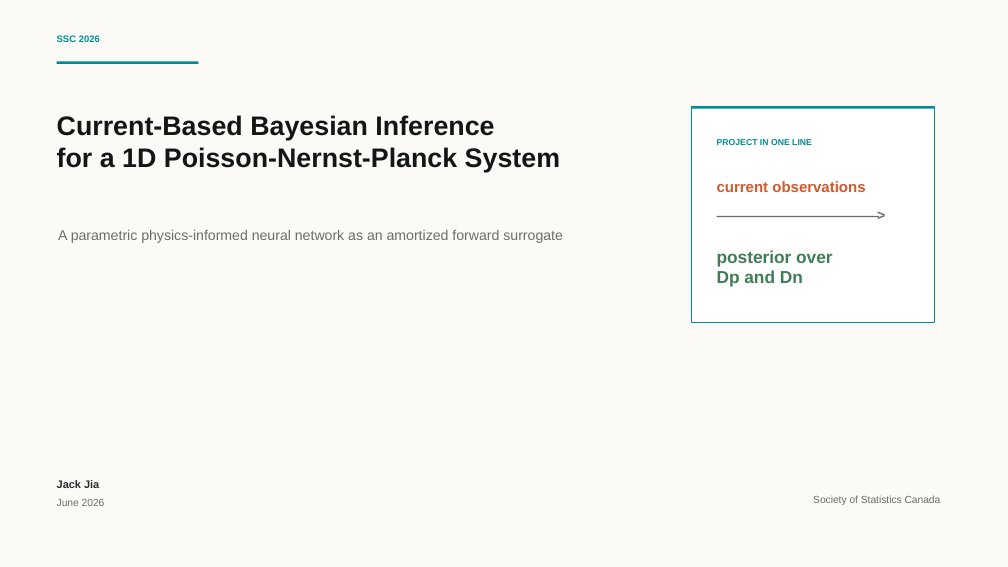
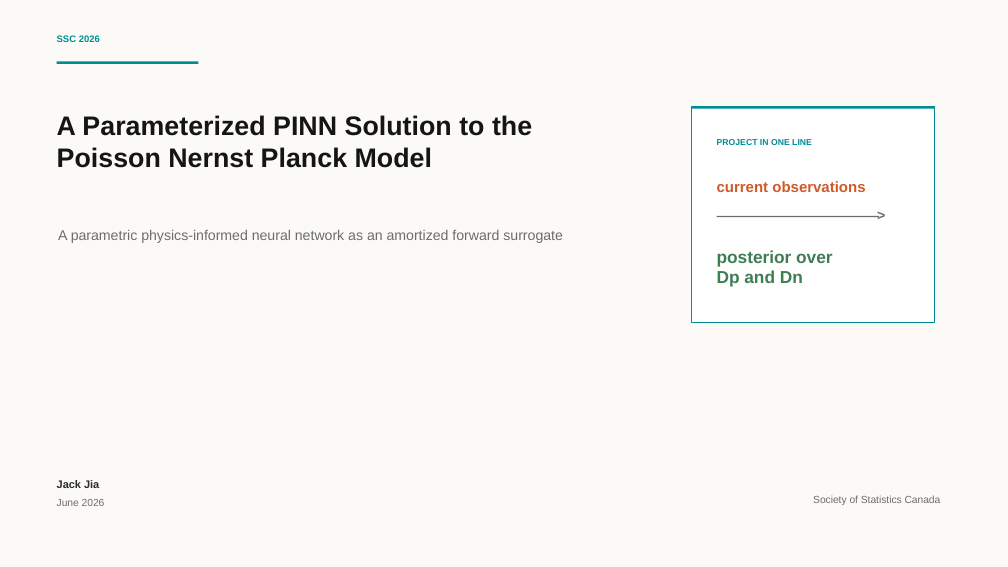
Before and after one commit to jack28257/PINN_JAX, a slide deck: slide 1 of presentation/pnp_pinn_ssc_2026_presentation.pptx. Drawn at 1008x567 pixels with LibreOffice and Linux fonts; fonts in the diff are those of the drawing. Boxes give left, top, right and bottom in pixels: in the first picture for what was removed or moved away, otherwise in the second. Text is boxed around its words. In the diff, an @@ line names an element or a change of style, - is before the commit and + after.

Commit message:
Fix SSC presentation title

```diff
--- a/presentation/pnp_pinn_ssc_2026_presentation.pptx
+++ b/presentation/pnp_pinn_ssc_2026_presentation.pptx
@@ text at (57, 115, 532, 168): text changed @@
-Current-Based Bayesian Inference
-for a 1D Poisson-Nernst-Planck System
+A Parameterized PINN Solution to the
+Poisson Nernst Planck Model
```
Also in this commit, not shown: 3 other files.
